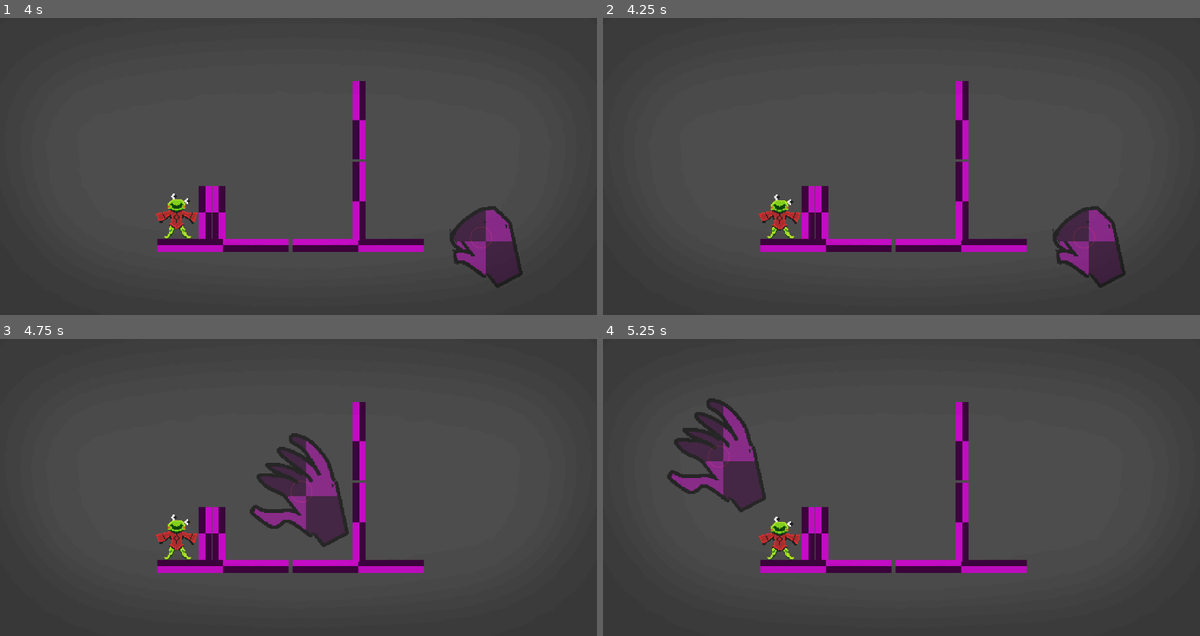
Above: before the commit, frames 1-4 (two rows, left to right).
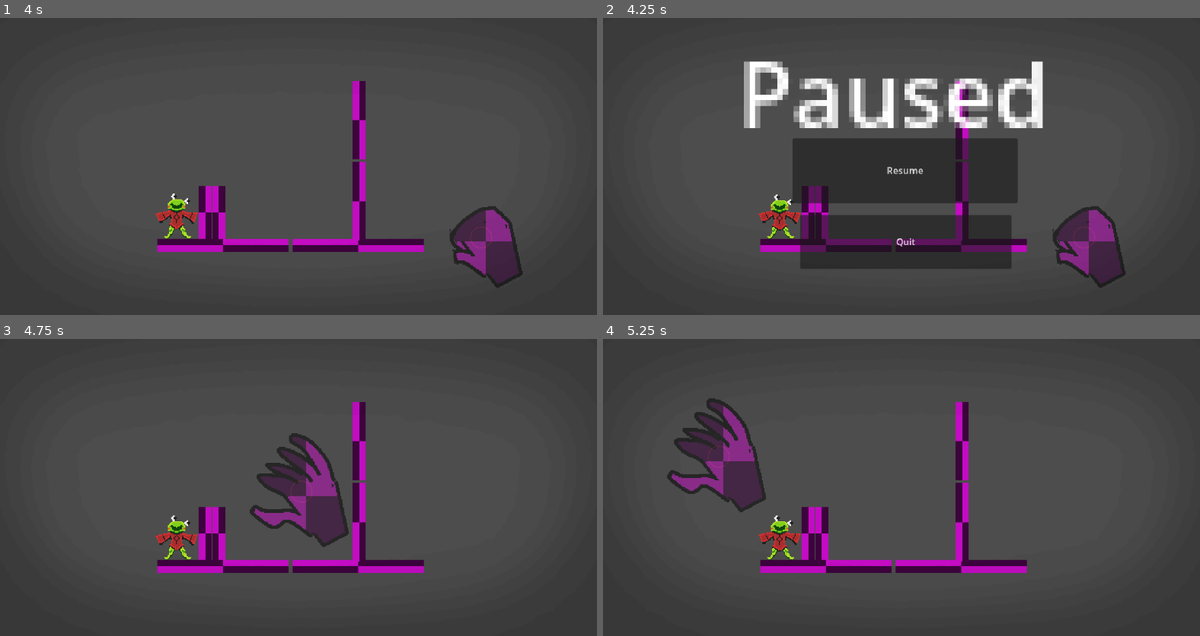
Above: after the commit, the same moments.

Repository: RedFoxLightning/OutsideTheBox
Game: Godot game, scene res://Scenes/MainScenes/TestingScene.tscn
The game is run twice, just before and just after one commit, with the same random seed, the same clock (stepped at 60 frames per second) and the same inputs.
Inputs (mouse positions are in pixels of both pictures, inside the frame that each line leads up to):
- Up to frame 1 (4 s): move the mouse to (429, 169) at 0.52 s; press the mouse at (429, 169) at 0.53 s; move the mouse to (179, 205) at 1.27 s; release the mouse at (179, 205) at 1.28 s; tap Middle mouse button (Move) at 1.35, 2.85 s; move the mouse to (358, 110) at 2.02 s; press the mouse at (358, 110) at 2.03 s; move the mouse to (268, 255) at 2.77 s; release the mouse at (268, 255) at 2.78 s; move the mouse to (483, 237) at 3.52 s; press the mouse at (483, 237) at 3.53 s
- Up to frame 2 (4.25 s): tap Escape (Pause, bound only after the commit) at 4.15 s
- Up to frame 3 (4.75 s): release the mouse at (483, 558) at 4.25 s; click (304, 490) at 4.25 s, where only the run after the commit has a clickable "Resume"
- Up to frame 4 (5.25 s): move the mouse to (716, 457) at 5.02 s; tap Middle mouse button (Move) at 5.1 s

Frame 1 is identical in both runs. In frame 2, 19% of the frame differs, in the area x 23-74%, y 14-85%; in frame 3, 0.2%; in frame 4, 0.2%.

Commit message:
Added pause menu
Complete with time stop, resume button, and quit button

And ofc escape toggles it

Diff:
--- a/Scenes/MainScenes/TestingScene.tscn
+++ b/Scenes/MainScenes/TestingScene.tscn
@@ -5,6 +5,7 @@
 [ext_resource type="PackedScene" uid="uid://bhvmsub7iqaen" path="res://Scenes/grabbable.tscn" id="2_qemao"]
 [ext_resource type="Texture2D" uid="uid://cg5u8hfki60j0" path="res://Assets/MissingTextureAnim.png" id="3_wc0r2"]
 [ext_resource type="PackedScene" uid="uid://c37ny4nx1fir7" path="res://Scenes/goober.tscn" id="5_rqtow"]
+[ext_resource type="PackedScene" uid="uid://b43beh87rrhrb" path="res://Scenes/MainScenes/pause_menu.tscn" id="6_hx2dh"]
 
 [sub_resource type="RectangleShape2D" id="RectangleShape2D_rqtow"]
 size = Vector2(126, 246)
@@ -26,6 +27,9 @@
 z_index = 3000
 scale = Vector2(4.5, 4.5)
 texture = ExtResource("1_wc0r2")
+
+[node name="PauseMenu" parent="Camera2D" unique_id=1150152310 instance=ExtResource("6_hx2dh")]
+position = Vector2(-579, -325)
 
 [node name="PlayerHand" parent="." unique_id=1414402712 instance=ExtResource("1_7wa0o")]
 position = Vector2(-36, -53)
--- /dev/null
+++ b/Scenes/MainScenes/pause_menu.tscn
@@ -0,0 +1,58 @@
+[gd_scene format=3 uid="uid://b43beh87rrhrb"]
+
+[ext_resource type="Script" uid="uid://du4oq4twh1p1" path="res://Scripts/pause_menu.gd" id="1_71n1c"]
+
+[node name="PauseMenu" type="Node2D" unique_id=1150152310 node_paths=PackedStringArray("mainPauseMenu")]
+scale = Vector2(4, 4)
+script = ExtResource("1_71n1c")
+mainPauseMenu = NodePath("MainPauseMenu")
+
+[node name="MainPauseMenu" type="Node2D" parent="." unique_id=741060455]
+
+[node name="Label" type="Label" parent="MainPauseMenu" unique_id=996557134]
+z_index = 3000
+anchors_preset = 5
+anchor_left = 0.5
+anchor_right = 0.5
+offset_left = -48.25
+offset_top = -105.75
+offset_right = 8.75
+offset_bottom = -82.75
+grow_horizontal = 2
+scale = Vector2(6.5397515, 6.5397515)
+text = "Paused"
+
+[node name="ResumeButton" type="Button" parent="MainPauseMenu" unique_id=42391053]
+z_index = 3000
+anchors_preset = 8
+anchor_left = 0.5
+anchor_top = 0.5
+anchor_right = 0.5
+anchor_bottom = 0.5
+offset_left = 15.749985
+offset_top = 24.0
+offset_right = 397.75
+offset_bottom = 134.5
+grow_horizontal = 2
+grow_vertical = 2
+scale = Vector2(0.6965856, 0.6965856)
+text = "Resume"
+
+[node name="QuitButton" type="Button" parent="MainPauseMenu" unique_id=636954904]
+z_index = 3000
+anchors_preset = 8
+anchor_left = 0.5
+anchor_top = 0.5
+anchor_right = 0.5
+anchor_bottom = 0.5
+offset_left = 25.000015
+offset_top = 115.25
+offset_right = 403.0
+offset_bottom = 211.75
+grow_horizontal = 2
+grow_vertical = 2
+scale = Vector2(0.66092753, 0.66092753)
+text = "Quit"
+
+[connection signal="button_up" from="MainPauseMenu/ResumeButton" to="." method="_on_resume_button_button_up"]
+[connection signal="button_up" from="MainPauseMenu/QuitButton" to="." method="_on_quit_button_button_up"]
--- /dev/null
+++ b/Scripts/pause_menu.gd
@@ -0,0 +1,40 @@
+extends Node2D
+var pauseMenuOpen = false
+@export var mainPauseMenu: Node2D
+# Called when the node enters the scene tree for the first time.
+func _ready() -> void:
+	closeMenu()
+
+
+# Called every frame. 'delta' is the elapsed time since the previous frame.
+func _process(delta: float) -> void:
+	pass
+
+func openMenu():
+	mainPauseMenu.show()
+	pauseMenuOpen = true;
+	Engine.time_scale = 0;
+func closeMenu():
+	mainPauseMenu.hide()
+	pauseMenuOpen = false;
+	Engine.time_scale = 1;
+func toggleMenu():
+	if pauseMenuOpen: closeMenu()
+	else: openMenu()
+
+
+func quit():
+	print("quiting out!")
+	get_tree().quit()
+
+func _input(event: InputEvent) -> void:
+	if event.is_action_pressed("Pause"): toggleMenu()
+
+
+
+func _on_resume_button_button_up() -> void:
+	closeMenu()
+
+
+func _on_quit_button_button_up() -> void:
+	quit()
--- a/project.godot
+++ b/project.godot
@@ -32,6 +32,11 @@
 , Object(InputEventKey,"resource_local_to_scene":false,"resource_name":"","device":-1,"window_id":0,"alt_pressed":false …(182 unchanged characters)…
 ]
 }
+Pause={
+"deadzone": 0.2,
+"events": [Object(InputEventKey,"resource_local_to_scene":false,"resource_name":"","device":-1,"window_id":0,"alt_pressed":false,"shift_pressed":false,"ctrl_pressed":false,"meta_pressed":false,"pressed":false,"keycode":0,"physical_keycode":4194305,"key_label":0,"unicode":0,"location":0,"echo":false,"script":null)
+]
+}
 
 [physics]
 
Binary file added: Assets/3D/PausedTexture.png
Not shown, added: Assets/3D/PausedTexture.png.import
Not shown, added: Scripts/pause_menu.gd.uid
Not shown, added: Assets/3D/PausedModel.bbmodel
